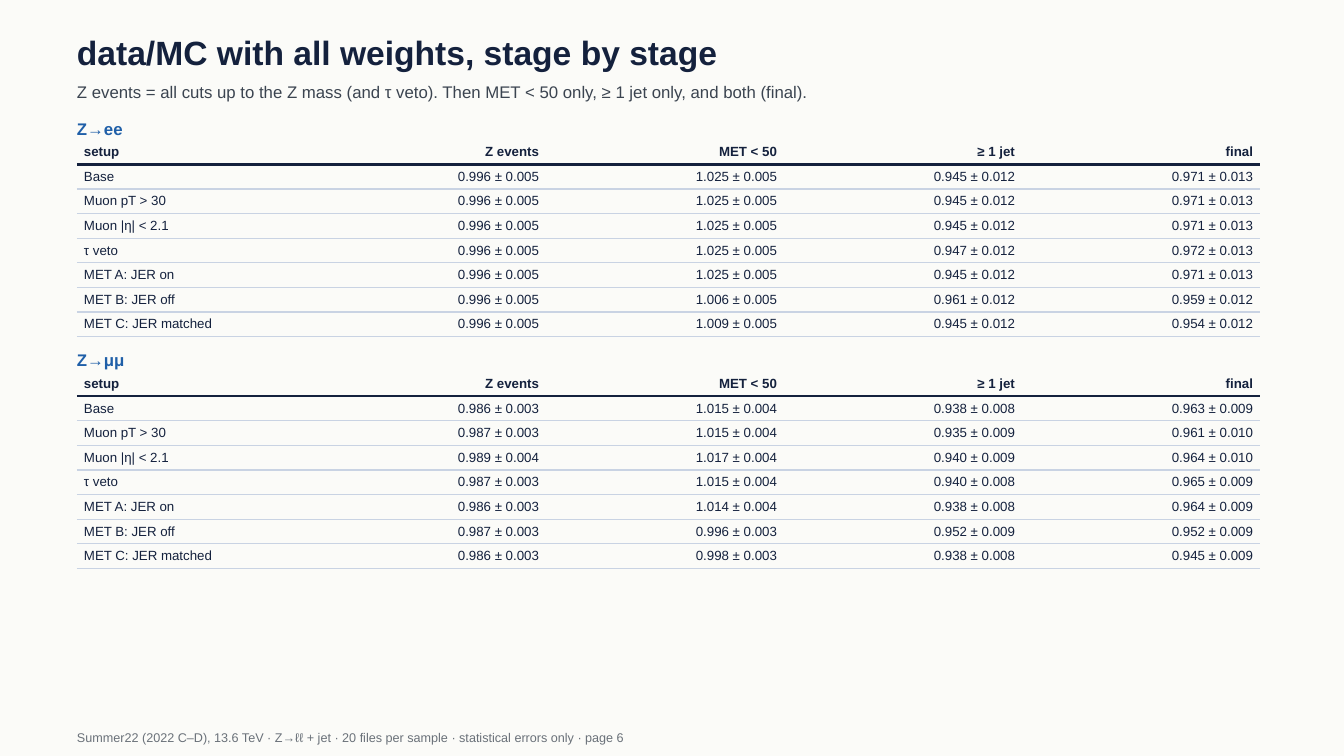
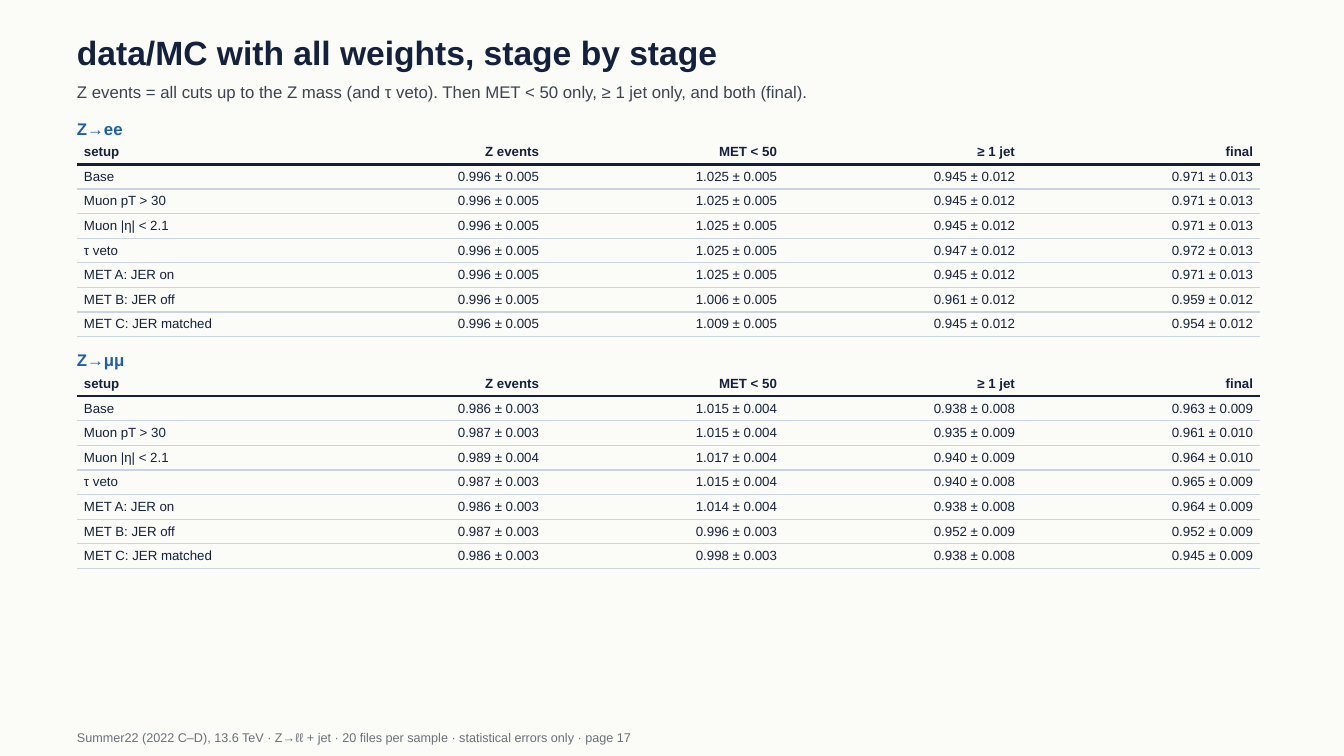
Before and after one commit to Pranjal-Srivastava-2023/BTVNanoCommissioning, a slide deck: slide 17 of hists_zbzc_run3_summary/Summer22/slides_zbzc_cuts_yields_Summer22.pptx (slide 6 before the commit). Drawn at 1344x756 pixels with LibreOffice and Linux fonts; fonts in the diff are those of the drawing. Boxes give left, top, right and bottom in pixels: in the first picture for what was removed or moved away, otherwise in the second. Text is boxed around its words. In the diff, an @@ line names an element or a change of style, - is before the commit and + after.

```diff
--- a/hists_zbzc_run3_summary/Summer22/slides_zbzc_cuts_yields_Summer22.pptx
+++ b/hists_zbzc_run3_summary/Summer22/slides_zbzc_cuts_yields_Summer22.pptx
@@ text at (77, 733, 631, 745): text changed @@
-Summer22 (2022 C–D), 13.6 TeV · Z→ℓℓ + jet · 20 files per sample · statistical errors only · page 6
+Summer22 (2022 C–D), 13.6 TeV · Z→ℓℓ + jet · 20 files per sample · statistical errors only · page 17
```
Also in this commit, not shown: 9 other slides changed, 11 slides added, 3 other files.
